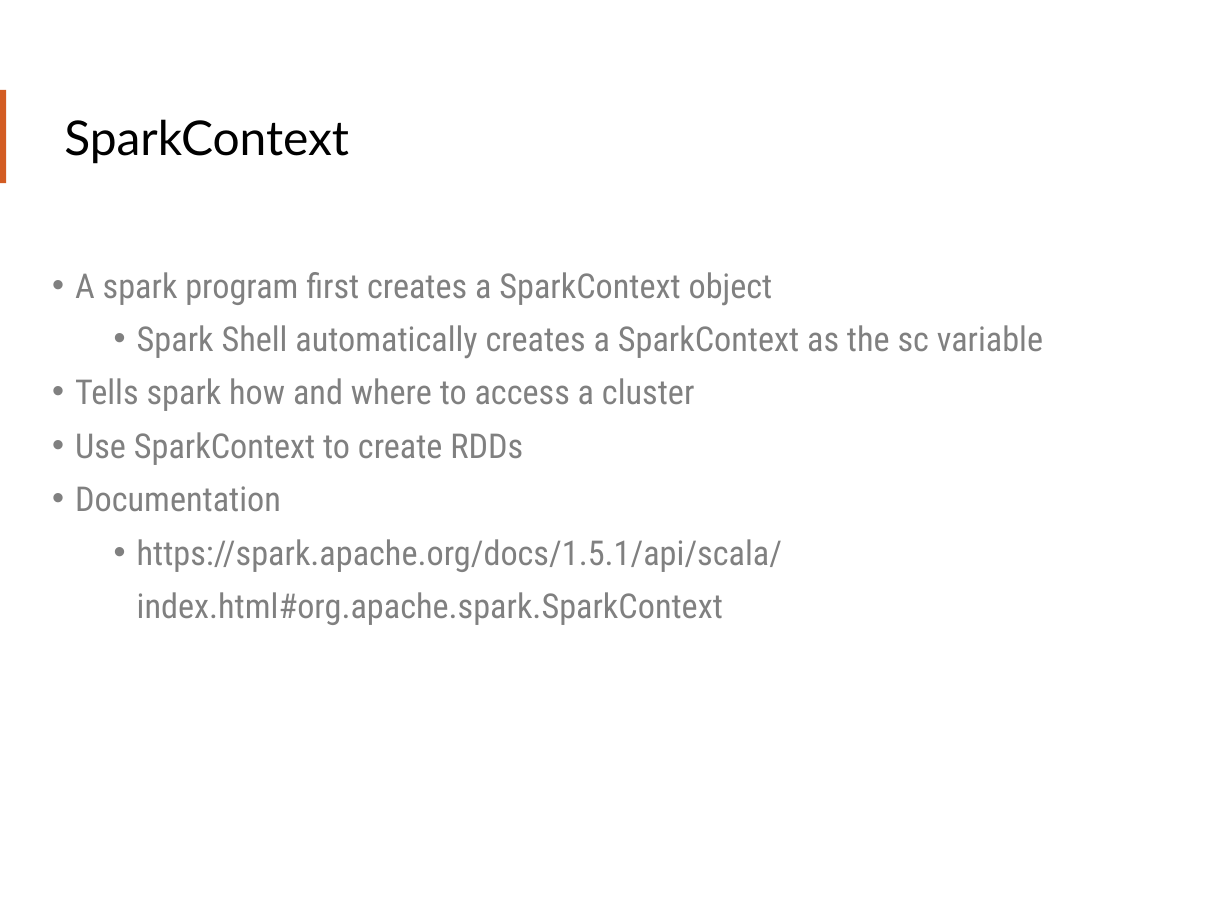
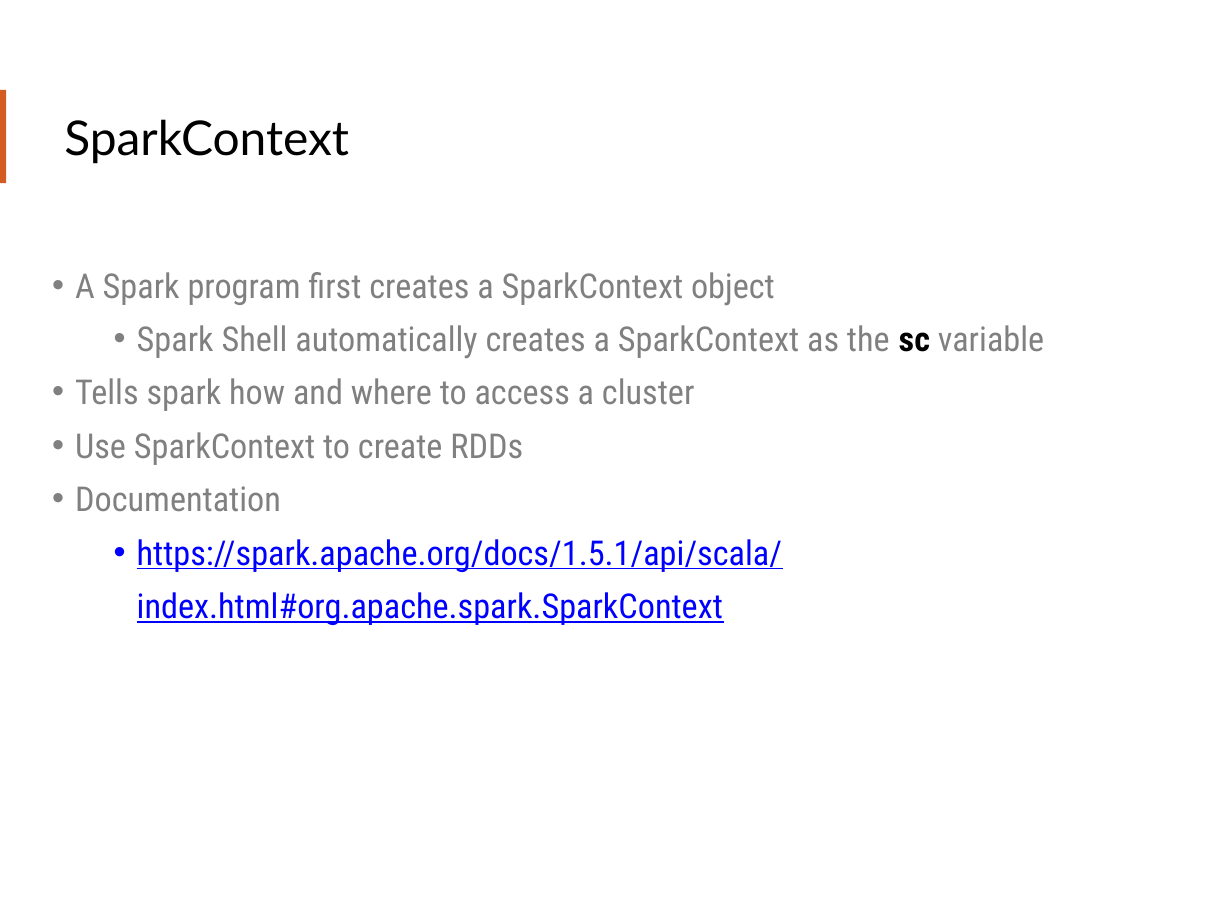
Before and after one commit to teamclairvoyant/intro-to-spark, a slide deck: slide 25 of Intro to Apache Spark Slides.pptx. Drawn at 1232x924 pixels with LibreOffice and Linux fonts; fonts in the diff are those of the drawing. Boxes give left, top, right and bottom in pixels: in the first picture for what was removed or moved away, otherwise in the second. Text is boxed around its words. In the diff, an @@ line names an element or a change of style, - is before the commit and + after.

Commit message:
Updating slides and formatting for exercise documents.

```diff
--- a/Intro to Apache Spark Slides.pptx
+++ b/Intro to Apache Spark Slides.pptx
@@ text at [75, 272, 775, 305]: text changed @@
-• A spark program first creates a SparkContext object
+• A Spark program first creates a SparkContext object
@@ text at [137, 325, 1044, 625]: text colour #808080 to #000000, bold on in "sc"; text colour #808080 to #0000FF, underline on in "https://spark.apache.org/docs/1.5.1/api/scala/index.html#org ..." @@
```
Also in this commit, not shown: 17 other slides changed, 1 slide added, 1 slide removed, 2 other files.
